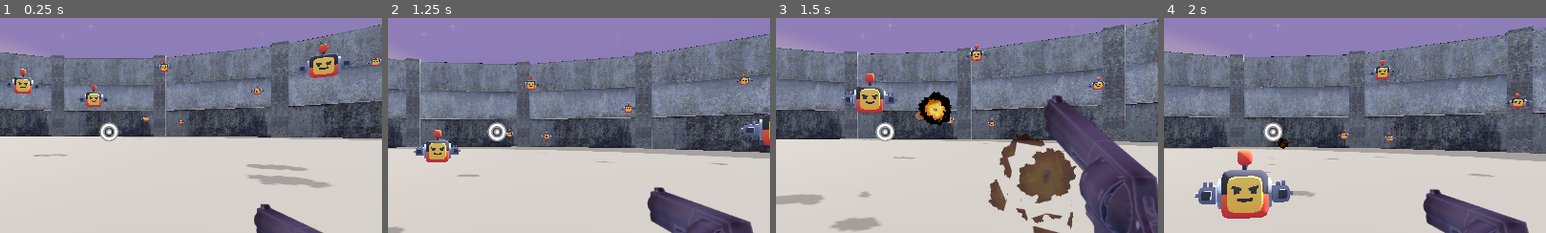
Above: before the commit, frames 1-4 (left to right).
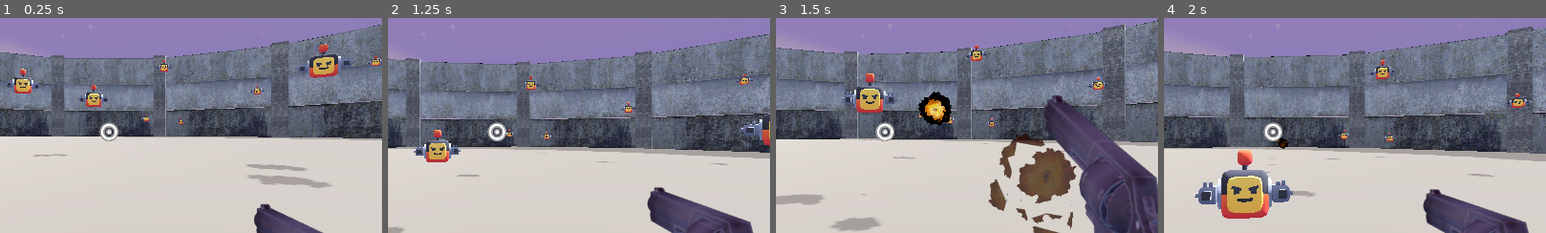
Above: after the commit, the same moments.

Repository: goob30/hackclub-haven
Game: Godot game, scene res://scenes/main.tscn
Two runs of this game, one before a commit and one after it. Both use one fixed random seed, a clock stepped at 60 frames per second and the inputs below.
Inputs (mouse positions are % of the whole screen's width and height, from its top left):
- Up to frame 1 (0.25 s): no input
- Up to frame 2 (1.25 s): move the mouse to (55, 50) at 0.52 s; hold W (move_forward) from 0.53 s (still down); hold F (parry) from 0.53 s (still down); tap Space (jump) at 0.77 s
- Up to frame 3 (1.5 s): keep holding W (move_forward); move the mouse to (45, 50) at 1.27 s; release F (parry) at 1.28 s; click (45, 50) at 1.35 s
- Up to frame 4 (2 s): keep holding W (move_forward); tap Space (jump) at 1.52 s; tap F (parry) at 1.55 s
The pictures show only the part of the screen within x 36-86%, y 24-74%; the shares and areas given below are measured in that part.

Frames 1-2 are identical in both runs. In frame 3, 0.1% of the frame differs, in the area x 21-39%, y 43-84%; in frame 4, nothing differs.

Commit message:
Parry impact frame with timestop and shake, 3D bullet model, real-time shake decay

Diff:
--- a/objects/player.gd
+++ b/objects/player.gd
@@ -26,6 +26,7 @@
 
 signal slowmo_changed(active: bool)
 signal combo_changed(combo: int)
+signal parry_succeeded
 
 var mouse_captured := true
 
@@ -88,7 +89,7 @@
 var shake := 0.0
 
 func _process(delta):
-	shake = move_toward(shake, 0.0, delta * 6.0)
+	shake = move_toward(shake, 0.0, delta / maxf(Engine.time_scale, 0.001) * 6.0)
 	camera.h_offset = randf_range(-1.0, 1.0) * shake * 0.2
 	camera.v_offset = randf_range(-1.0, 1.0) * shake * 0.2
 
@@ -357,6 +358,7 @@
 	var parried: bool = bullet.try_parry(get_crosshair_point(), forward)
 	if parried:
 		Audio.play(weapon.sound_shoot)
+		parry_succeeded.emit()
 
 func _on_parry_cooldown_done():
 	_parry_ready = true
--- a/scenes/bullet.gd
+++ b/scenes/bullet.gd
@@ -170,7 +170,19 @@
 	var up := Vector3.UP if absf(dir.normalized().y) < 0.99 else Vector3.RIGHT
 	look_at(global_position + dir, up)
 
+const MODEL_PATH := "res://player/bullet_model.glb"
+const MODEL_SCALE := 0.04
+
 func _build_visuals() -> void:
+	if ResourceLoader.exists(MODEL_PATH):
+		var model: Node3D = (load(MODEL_PATH) as PackedScene).instantiate()
+		model.name = "Visual"
+		model.scale = Vector3.ONE * MODEL_SCALE
+		add_child(model)
+		_fire = _make_fire_trail()
+		add_child(_fire)
+		return
+
 	var brass := StandardMaterial3D.new()
 	brass.albedo_color = Color(0.82, 0.6, 0.18)
 	brass.metallic = 1.0
--- a/scenes/bullet.tscn
+++ b/scenes/bullet.tscn
@@ -1,12 +1,12 @@
-[gd_scene format=3]
+[gd_scene format=3 uid="uid://d026abq8tgsy"]
 
-[ext_resource type="Script" path="res://scenes/bullet.gd" id="1_bullet"]
+[ext_resource type="Script" uid="uid://gw7nm87hies2" path="res://scenes/bullet.gd" id="1_bullet"]
 
 [sub_resource type="SphereShape3D" id="SphereShape3D_bullet"]
 radius = 0.2
 
-[node name="Bullet" type="Area3D"]
+[node name="Bullet" type="Area3D" unique_id=413746485]
 script = ExtResource("1_bullet")
 
-[node name="CollisionShape3D" type="CollisionShape3D" parent="."]
+[node name="CollisionShape3D" type="CollisionShape3D" parent="." unique_id=1206649288]
 shape = SubResource("SphereShape3D_bullet")
--- a/scripts/hud.gd
+++ b/scripts/hud.gd
@@ -16,6 +16,22 @@
 var _shake := 0.0
 var _vignette: ColorRect
 var _vignette_tween: Tween
+var _impact: ColorRect
+
+const VIGNETTE_STRENGTH := 0.7
+const PARRY_FREEZE_TIME := 0.3
+const IMPACT_THRESHOLD := 0.55
+const PARRY_SHAKE := 2.0
+
+const IMPACT_SHADER := """
+shader_type canvas_item;
+uniform sampler2D screen_tex : hint_screen_texture, filter_nearest;
+uniform float threshold = 0.35;
+void fragment() {
+	float l = dot(texture(screen_tex, SCREEN_UV).rgb, vec3(0.299, 0.587, 0.114));
+	COLOR = vec4(vec3(step(threshold, l)), 1.0);
+}
+"""
 
 const VIGNETTE_SHADER := """
 shader_type canvas_item;
@@ -39,6 +55,7 @@
 	add_child(combo_label)
 
 	_build_vignette()
+	_build_impact()
 	_build_ammo()
 
 	var player = get_tree().get_first_node_in_group("player")
@@ -48,9 +65,11 @@
 		player.slowmo_changed.connect(_on_slowmo_changed)
 	if player and player.has_signal("ammo_changed"):
 		player.ammo_changed.connect(_on_ammo_changed)
+	if player and player.has_signal("parry_succeeded"):
+		player.parry_succeeded.connect(_on_parry_succeeded)
 
 func _process(delta: float) -> void:
-	_shake = move_toward(_shake, 0.0, delta * 5.0)
+	_shake = move_toward(_shake, 0.0, delta / maxf(Engine.time_scale, 0.001) * 5.0)
 	_cylinder.position = Vector2(randf_range(-1.0, 1.0), randf_range(-1.0, 1.0)) * _shake * 8.0
 
 func _on_health_updated(health):
@@ -129,10 +148,36 @@
 	add_child(_vignette)
 	move_child(_vignette, 0)
 
+func _build_impact() -> void:
+	var shader := Shader.new()
+	shader.code = IMPACT_SHADER
+	var mat := ShaderMaterial.new()
+	mat.shader = shader
+	mat.set_shader_parameter("threshold", IMPACT_THRESHOLD)
+	_impact = ColorRect.new()
+	_impact.name = "ImpactFrame"
+	_impact.set_anchors_preset(Control.PRESET_FULL_RECT)
+	_impact.mouse_filter = Control.MOUSE_FILTER_IGNORE
+	_impact.material = mat
+	_impact.visible = false
+	add_child(_impact)
+	move_child(_impact, 0)
+
+func _on_parry_succeeded() -> void:
+	var saved_scale := Engine.time_scale
+	Engine.time_scale = 0.0
+	_impact.visible = true
+	await get_tree().create_timer(PARRY_FREEZE_TIME, true, false, true).timeout
+	_impact.visible = false
+	Engine.time_scale = saved_scale if saved_scale > 0.0 else 1.0
+	var player = get_tree().get_first_node_in_group("player")
+	if player:
+		player.shake = PARRY_SHAKE
+
 func _on_slowmo_changed(active: bool) -> void:
 	if _vignette_tween:
 		_vignette_tween.kill()
 	_vignette_tween = create_tween().set_ignore_time_scale(true)
 	var mat := _vignette.material as ShaderMaterial
 	var from: float = mat.get_shader_parameter("strength")
-	_vignette_tween.tween_method(func(v: float): mat.set_shader_parameter("strength", v), from, 1.0 if active else 0.0, 0.12 if active else 0.2)
+	_vignette_tween.tween_method(func(v: float): mat.set_shader_parameter("strength", v), from, VIGNETTE_STRENGTH if active else 0.0, 0.12 if active else 0.2)
Binary file added: player/bullet_model.glb
Not shown, added: player/bullet_model.glb.import
Binary file added: player/bullet_model_bullettexture.png
Not shown, added: player/bullet_model_bullettexture.png.import
